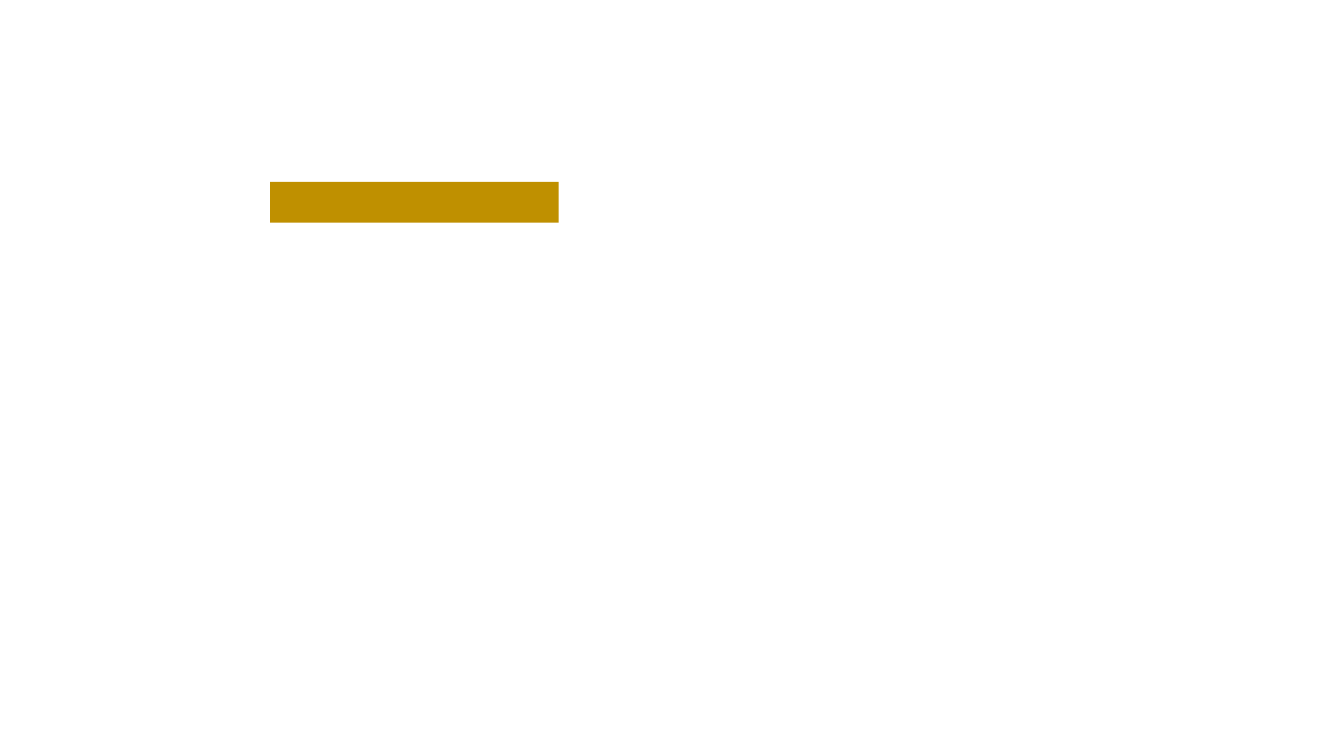
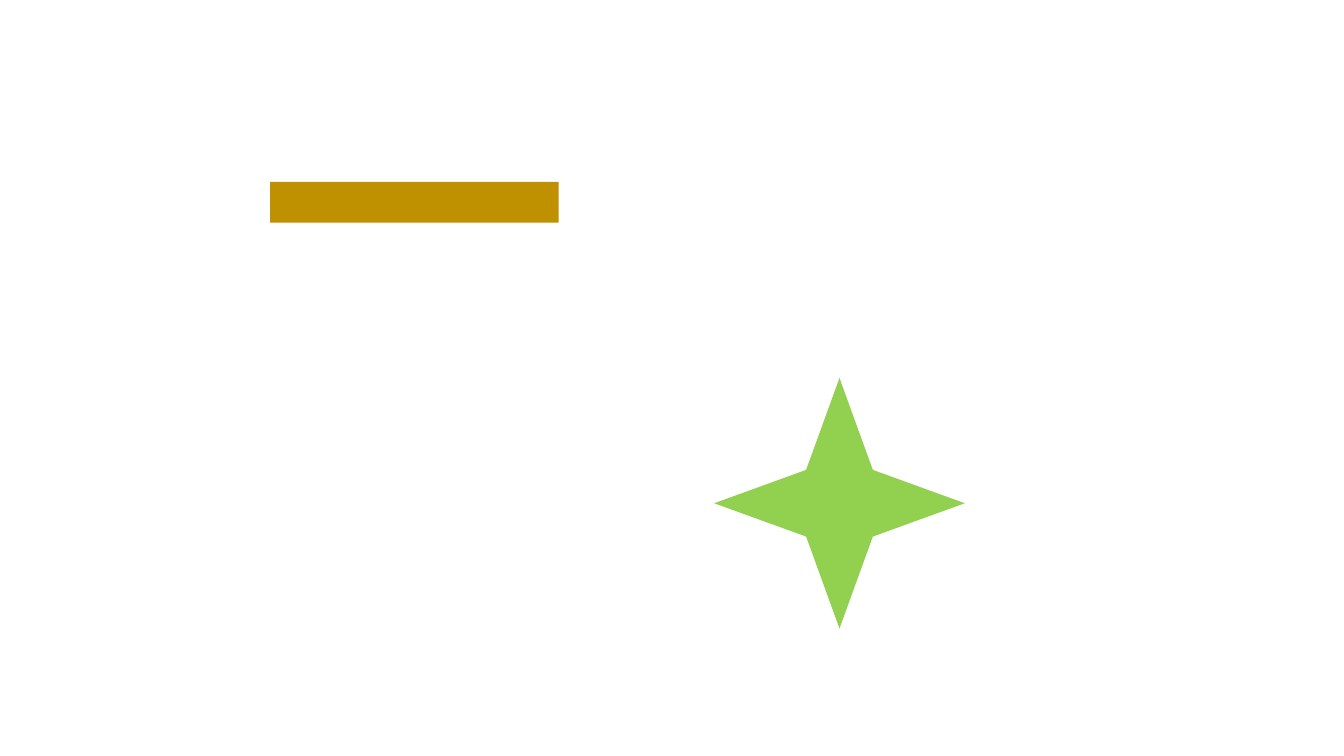
Before and after one commit to smileclown8/4Team_UnityProject, a slide deck: slide 16 of 문서/2스테이지 보스 스테이지 패턴 기획 그림제작용.pptx. Drawn at 1344x756 pixels with LibreOffice and Linux fonts; fonts in the diff are those of the drawing. Boxes give left, top, right and bottom in pixels: in the first picture for what was removed or moved away, otherwise in the second. Text is boxed around its words. In the diff, an @@ line names an element or a change of style, - is before the commit and + after.

```diff
--- a/문서/2스테이지 보스 스테이지 패턴 기획 그림제작용.pptx
+++ b/문서/2스테이지 보스 스테이지 패턴 기획 그림제작용.pptx
@@ star added at bbox=[715, 378, 966, 629], fill #92D050 @@
```
Also in this commit, not shown: 25 other files.
